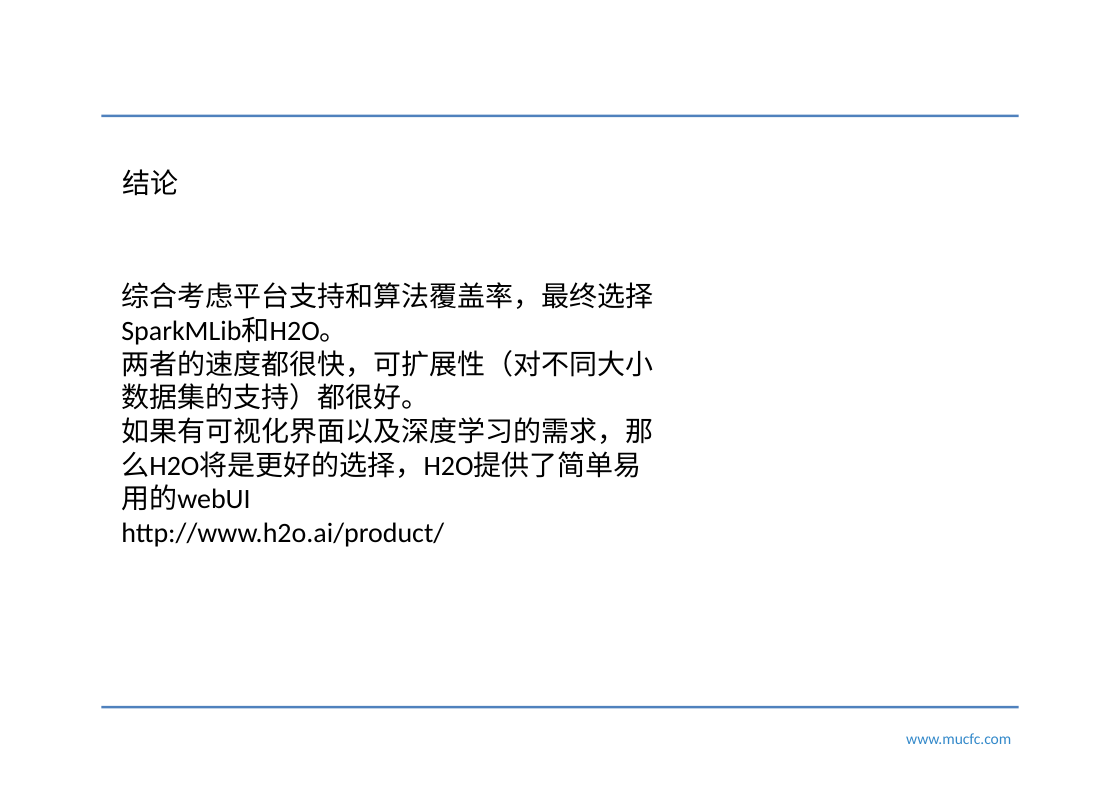
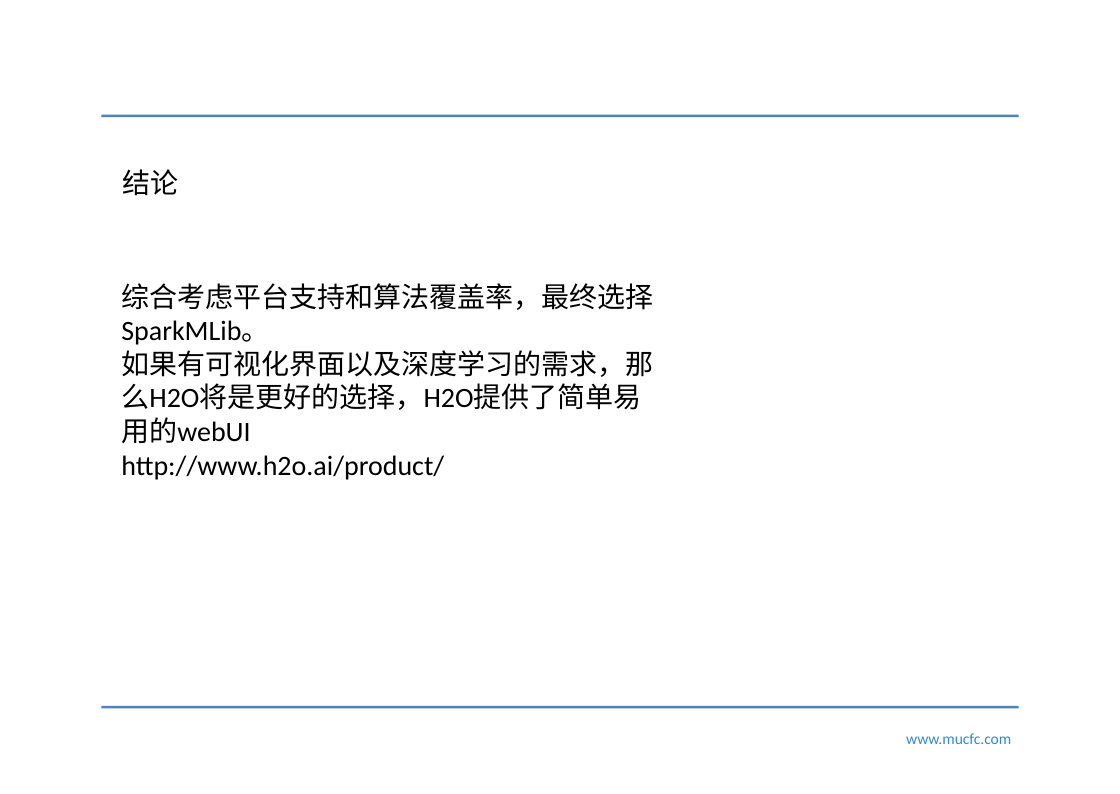
Before and after one commit to narutolzj/myMachineLearningNotes, a slide deck: slide 9 of 李梓钧.pptx (slide 5 before the commit). Drawn at 1120x794 pixels with LibreOffice and Linux fonts; fonts in the diff are those of the drawing; background and template pictures are left out. Boxes give left, top, right and bottom in pixels: in the first picture for what was removed or moved away, otherwise in the second. Text is boxed around its words. In the diff, an @@ line names an element or a change of style, - is before the commit and + after.

Commit message:
finish ppt

```diff
--- a/李梓钧.pptx
+++ b/李梓钧.pptx
@@ text at [121, 283, 653, 345]: text changed @@
-综合考虑平台支持和算法覆盖率，最终选择SparkMLib和H2O。
-两者的速度都很快，可扩展性（对不同大小数据集的支持）都很好。
+综合考虑平台支持和算法覆盖率，最终选择SparkMLib。
```
Also in this commit, not shown: 6 slides added, 2 slides removed, 4 other files.
